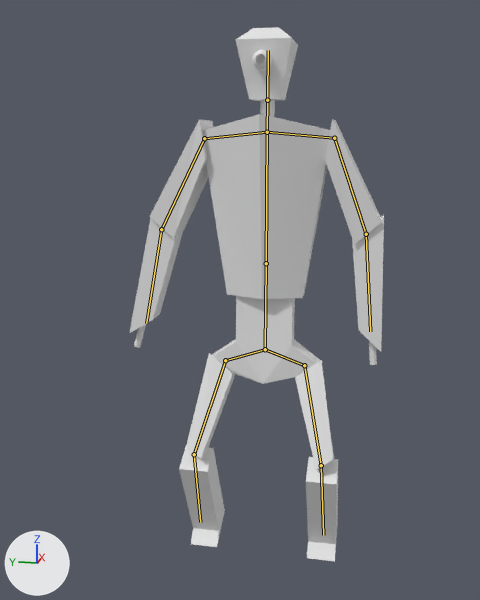
The Blender file Battle of Steel/Assets/Kawano/3D_Model/C_Enemy_01.blend, before and after one commit.
The view is the same before and after, from a camera (50 mm lens) standing at (-5.08, -0.81, 3.32) and looking at (-0.07, 0.19, 2.07). Every picture has the same lights, and +X, +Y and +Z are marked at lower left. The bones that bend it are drawn over the model as lines.

The first picture shows 'upper_chest'.
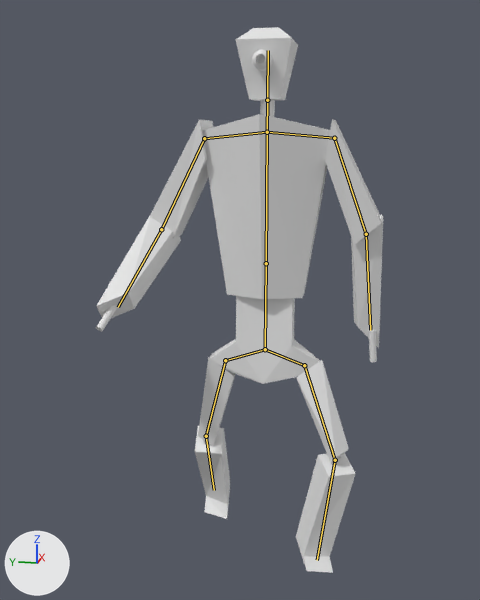
The newer file adds an action. The first version stands in its rest pose; the second is drawn at frame 1 of the action 'idol'.

Pixel boxes (x1, y1, x2, y2) of what changed, in the pictures (480 x 600 px):
'upper_chest', posed (13% wider): before (130, 27, 384, 562); after (96, 27, 383, 573)
bone 'lower_arm.R', root to tip: before (161, 229) to (146, 323); after (161, 229) to (118, 307)
bone 'lower_arm.L', root to tip: before (366, 234) to (370, 331); after (366, 234) to (370, 330)
bone 'upper_leg.R', root to tip: before (225, 360) to (194, 454); after (225, 360) to (206, 436)
bone 'lower_leg.R', root to tip: before (194, 454) to (200, 522); after (206, 436) to (214, 490)
bone 'upper_leg.L', root to tip: before (304, 365) to (321, 465); after (304, 365) to (335, 460)
bone 'lower_leg.L', root to tip: before (321, 465) to (323, 535); after (335, 460) to (317, 560)

What the commit changed:
Bone 'lower_arm.R' (bone_lower_arm_r) turns from (0, 0, 0) to (4, 8, 51) degrees about its own x, y and z.
Bone 'lower_arm.L' (bone_lower_arm_l) turns from (0, 0, 0) to (0, 0, -4) degrees about its own x, y and z.
Bone 'upper_leg.R' (bone_upper_leg_r) turns from (0, 0, 0) to (0, -8, -29) degrees about its own x, y and z.
Bone 'lower_leg.R' (bone_lower_leg_r) turns from (0, 0, 0) to (0, 1, 21) degrees about its own x, y and z.
Bone 'upper_leg.L' (bone_upper_leg_l) turns from (0, 0, 0) to (-8, -28, -5) degrees about its own x, y and z.
Bone 'lower_leg.L' (bone_lower_leg_l) turns from (0, 0, 0) to (16, 0, 29) degrees about its own x, y and z.
